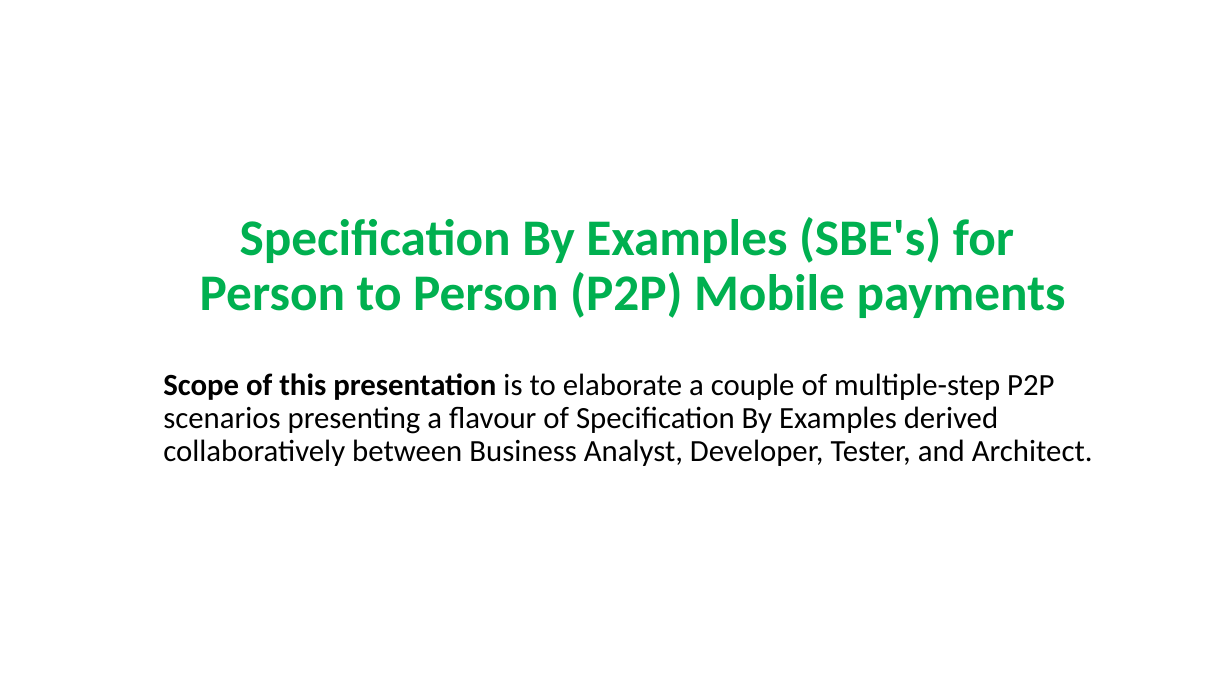
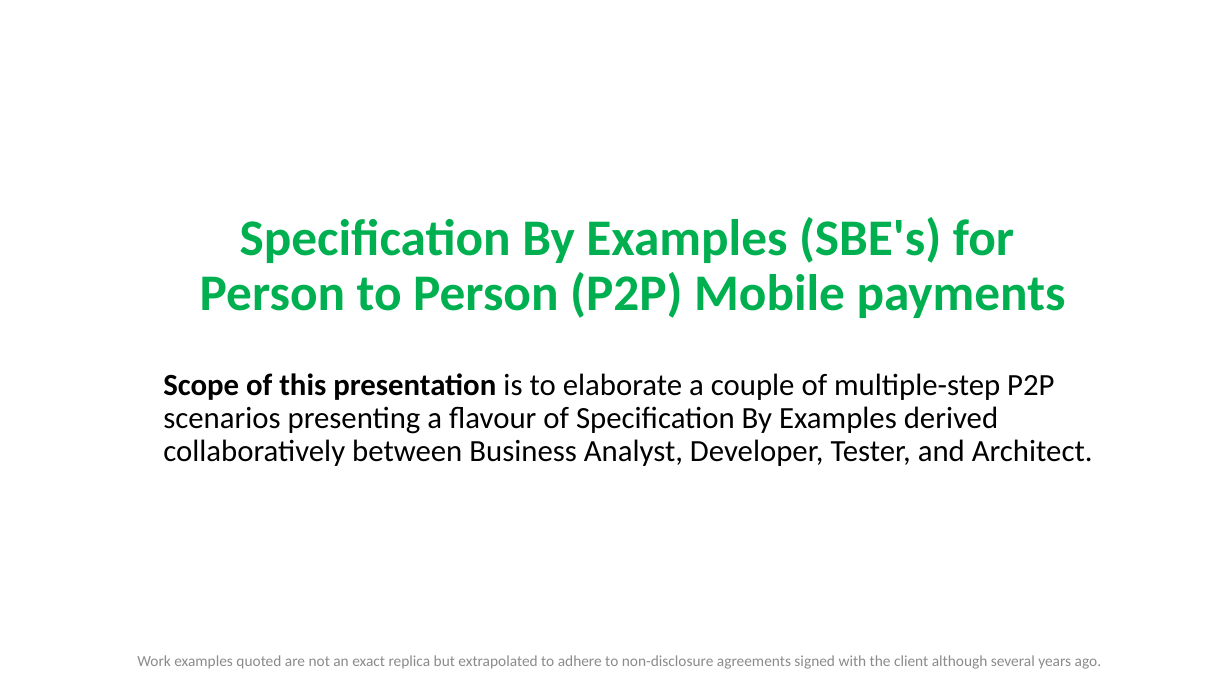
Before and after one commit to RaghavanKasthuri/Business-Analysis, a slide deck: slide 1 of BDD - Specification By Examples.pptx. Drawn at 1232x693 pixels with LibreOffice and Linux fonts; fonts in the diff are those of the drawing. Boxes give left, top, right and bottom in pixels: in the first picture for what was removed or moved away, otherwise in the second. Text is boxed around its words. In the diff, an @@ line names an element or a change of style, - is before the commit and + after.

```diff
--- a/BDD - Specification By Examples.pptx
+++ b/BDD - Specification By Examples.pptx
@@ text added at (137, 655, 1101, 669), 12 pt, text #8C8C8C @@
+Work examples quoted are not an exact replica but extrapolated to adhere to non-disclosure agreements signed with the client although several years ago.
```
Also in this commit, not shown: 2 other slides changed, 10 other files.
